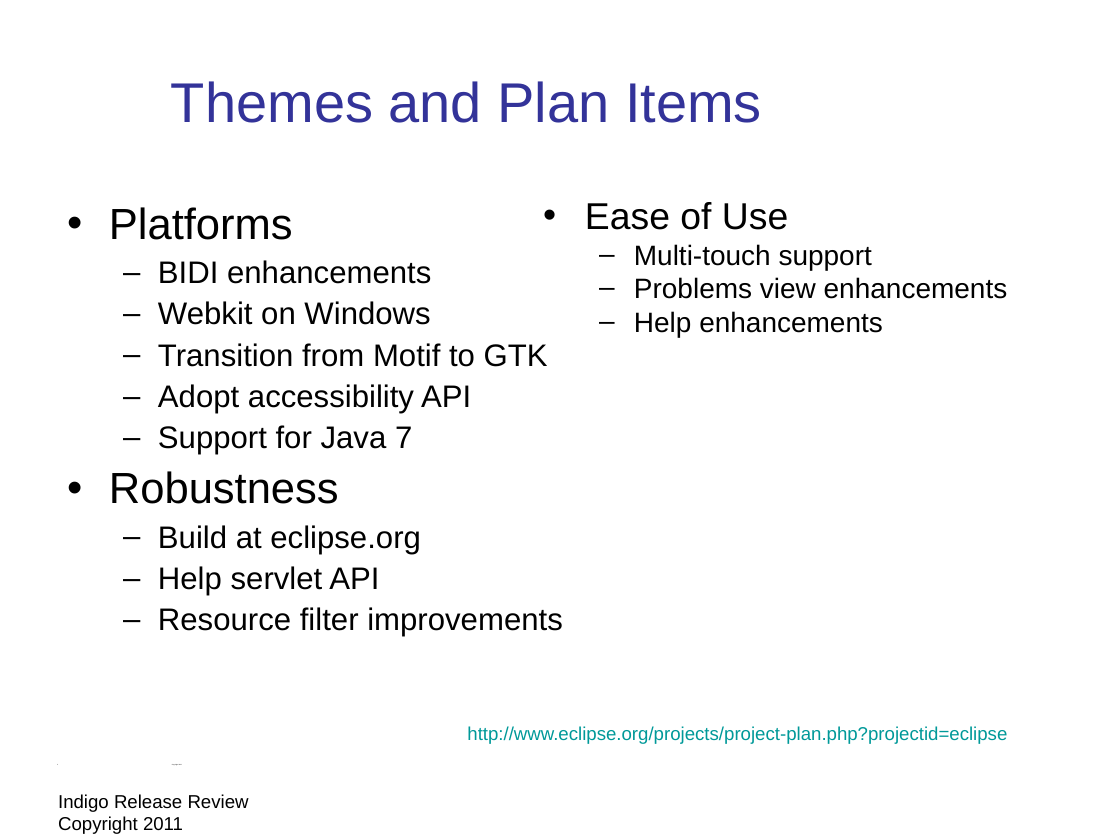
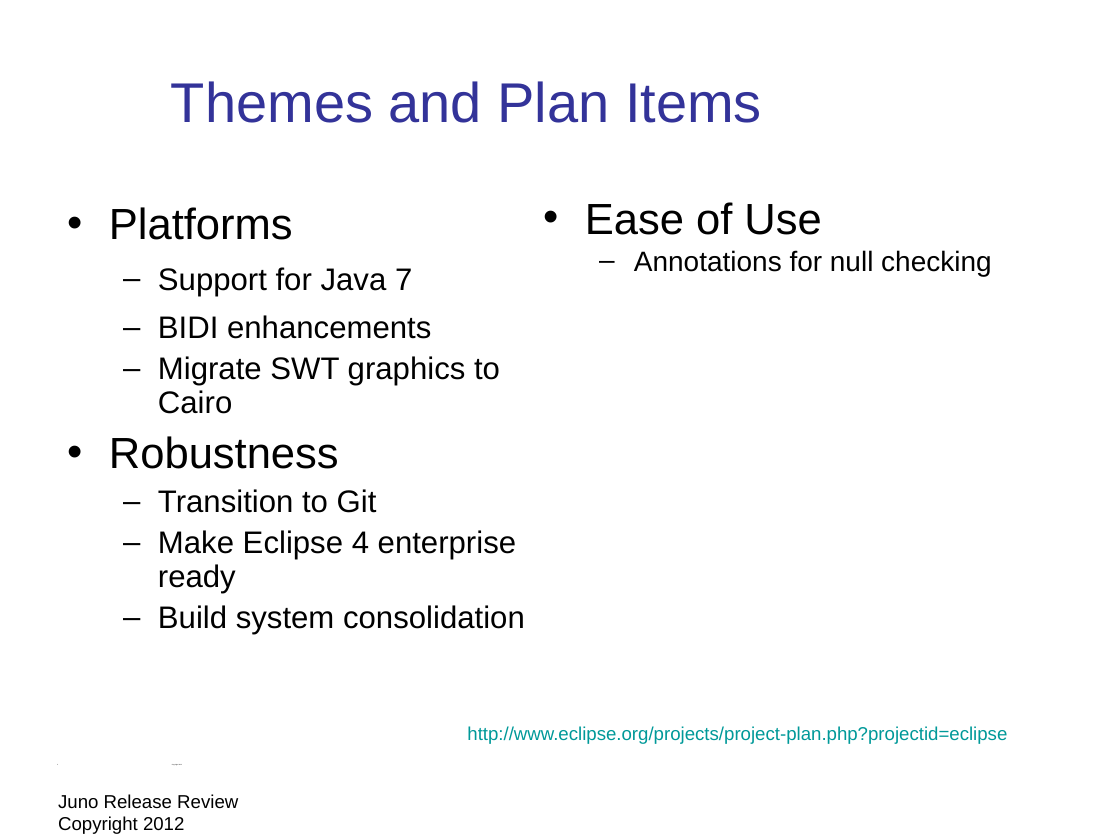
Before and after one commit to eclipse-platform/www.eclipse.org-eclipse-news, a slide deck: slide 3 of presentation/Juno-release-review/eclipse-juno-release-review.odp. Drawn at 1120x840 pixels with LibreOffice and Linux fonts; fonts in the diff are those of the drawing; background and template pictures are left out. Boxes give left, top, right and bottom in pixels: in the first picture for what was removed or moved away, otherwise in the second. Text is boxed around its words. In the diff, an @@ line names an element or a change of style, - is before the commit and + after.

Commit message:
juno release review material work in progress

```diff
--- a/presentation/Juno-release-review/eclipse-juno-release-review.odp
+++ b/presentation/Juno-release-review/eclipse-juno-release-review.odp
@@ text at (x1=585, y1=202, x2=821, y2=235): size 24 to 28 pt in "Ease of Use" @@
@@ text at (x1=158, y1=267, x2=412, y2=296): paragraph added @@
+  – Support for Java 7
@@ text at (x1=634, y1=250, x2=991, y2=276): text changed @@
-  – Multi-touch support
-  – Problems view enhancements
-  – Help enhancements
+  – Annotations for null checking
@@ text at (x1=158, y1=315, x2=431, y2=339): line spacing 0.9 to 1; more space between paragraphs @@
@@ text at (x1=158, y1=356, x2=500, y2=414): text changed @@
-  – Webkit on Windows
-  – Transition from Motif to GTK
-  – Adopt accessibility API
-  – Support for Java 7
+  – Migrate SWT graphics to Cairo
@@ text at (x1=158, y1=489, x2=525, y2=635): text changed @@
-  – Build at eclipse.org
-  – Help servlet API
-  – Resource filter improvements
+  – Transition to Git
+  – Make Eclipse 4 enterprise ready
+  – Build system consolidation
@@ text at (x1=58, y1=794, x2=238, y2=834): text changed @@
-Indigo Release Review Copyright 2011
+Juno Release Review Copyright 2012
```
Also in this commit, not shown: 23 other slides changed, 4 slides added, 4 slides removed, 4 other files.
